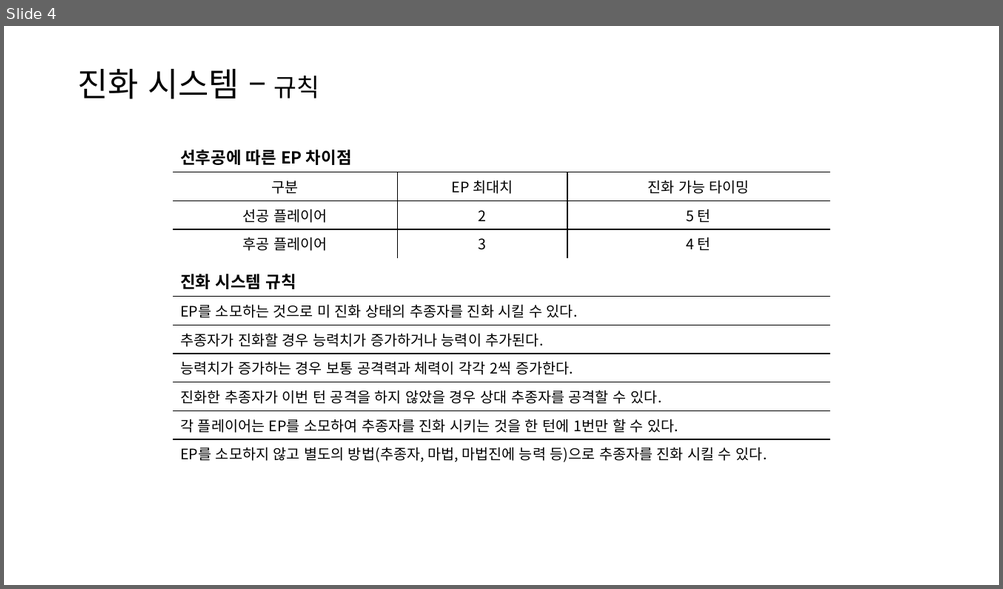
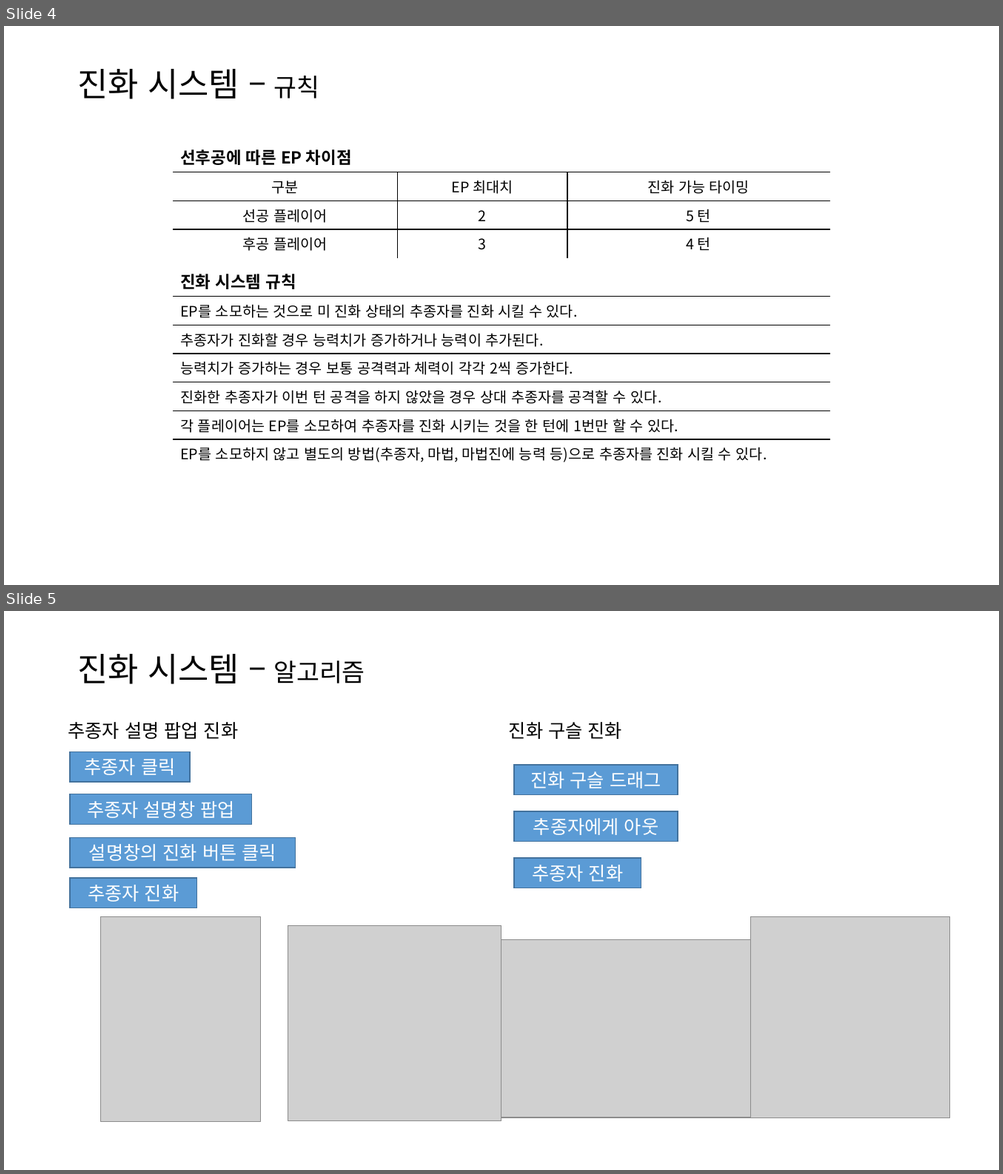
Before and after one commit to yjk0401/unityenginebasic_9th, a slide deck: 기획/섀도우 버스/섀도우 버스 진화 시스템 역기획서.pptx. Shown one above the other, each under a label of ours: slide 4 before the commit, slides 4 and 5 after it. The pictures are 1003x589 and 1003x1174 pixels, drawn with LibreOffice and Linux fonts; fonts in the diff are those of the drawing; grey boxes stand for pictures. Boxes give left, top, right and bottom in pixels: in the first picture for what was removed or moved away, otherwise in the second. Text is boxed around its words. In the diff, an @@ line names an element or a change of style, - is before the commit and + after.

```diff
--- a/기획/섀도우 버스/섀도우 버스 진화 시스템 역기획서.pptx
+++ b/기획/섀도우 버스/섀도우 버스 진화 시스템 역기획서.pptx
@@ slide 5 added at (4, 611, 999, 1170), background #FFFFFF @@
@@ text added at (77, 654, 365, 684), 32 pt, text #000000 @@
+진화 시스템 – 알고리즘
@@ text added at (68, 722, 238, 739), 18 pt, text #000000 @@
+추종자 설명 팝업 진화
@@ text added at (509, 722, 622, 739), 18 pt, text #000000 @@
+진화 구슬 진화
@@ rectangle added at (70, 752, 190, 782), fill #5B9BD5, outline #43739E 1 pt, 18 pt, text #FFFFFF @@
+추종자 클릭
@@ rectangle added at (515, 765, 677, 795), fill #5B9BD5, outline #43739E 1 pt, 18 pt, text #FFFFFF @@
+진화 구슬 드래그
@@ rectangle added at (70, 795, 252, 824), fill #5B9BD5, outline #43739E 1 pt, 18 pt, text #FFFFFF @@
+추종자 설명창 팝업
@@ rectangle added at (515, 812, 677, 842), fill #5B9BD5, outline #43739E 1 pt, 18 pt, text #FFFFFF @@
+추종자에게 아웃
@@ rectangle added at (70, 838, 295, 868), fill #5B9BD5, outline #43739E 1 pt, 18 pt, text #FFFFFF @@
+설명창의 진화 버튼 클릭
@@ rectangle added at (515, 858, 641, 888), fill #5B9BD5, outline #43739E 1 pt, 18 pt, text #FFFFFF @@
+추종자 진화
@@ rectangle added at (70, 878, 196, 908), fill #5B9BD5, outline #43739E 1 pt, 18 pt, text #FFFFFF @@
+추종자 진화
@@ picture added at (101, 917, 261, 1122) @@
@@ picture added at (751, 917, 950, 1119) @@
@@ picture added at (287, 926, 501, 1122) @@
@@ picture added at (501, 940, 762, 1119) @@
```
Also in this commit, not shown: 15 other files.
